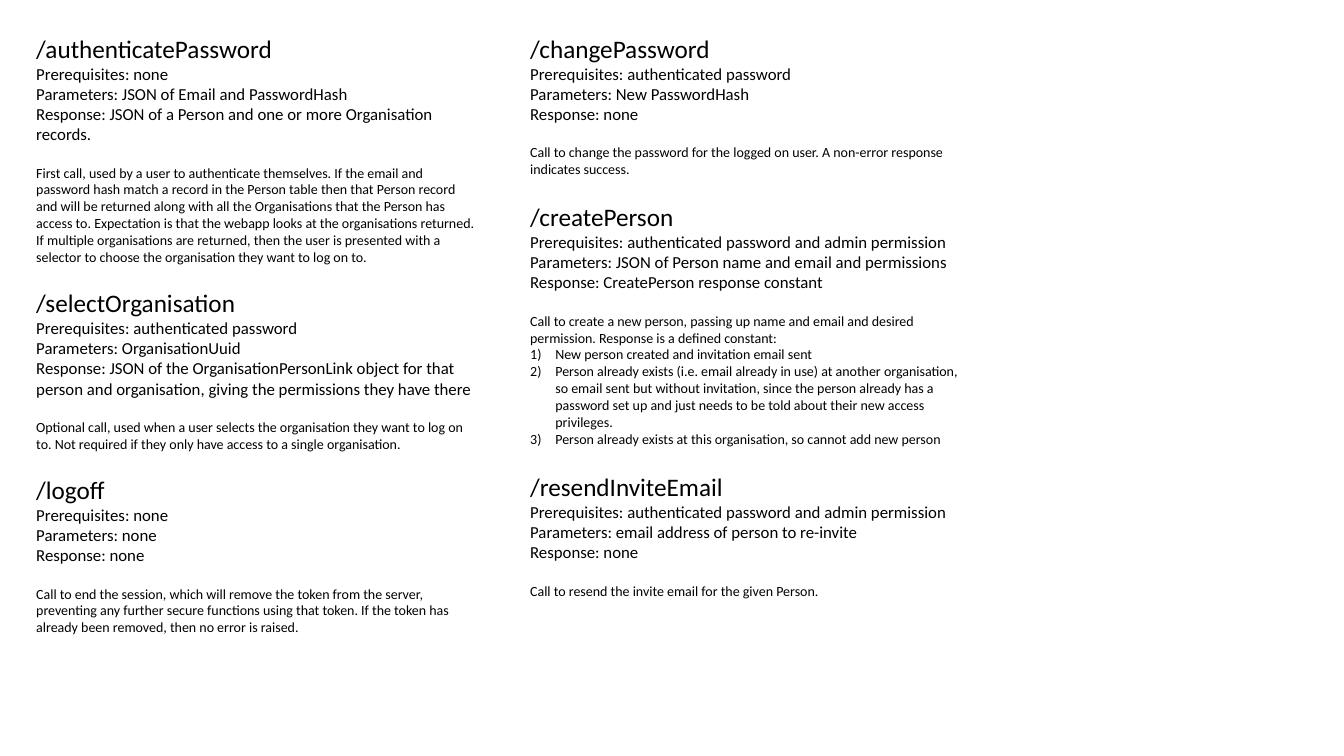
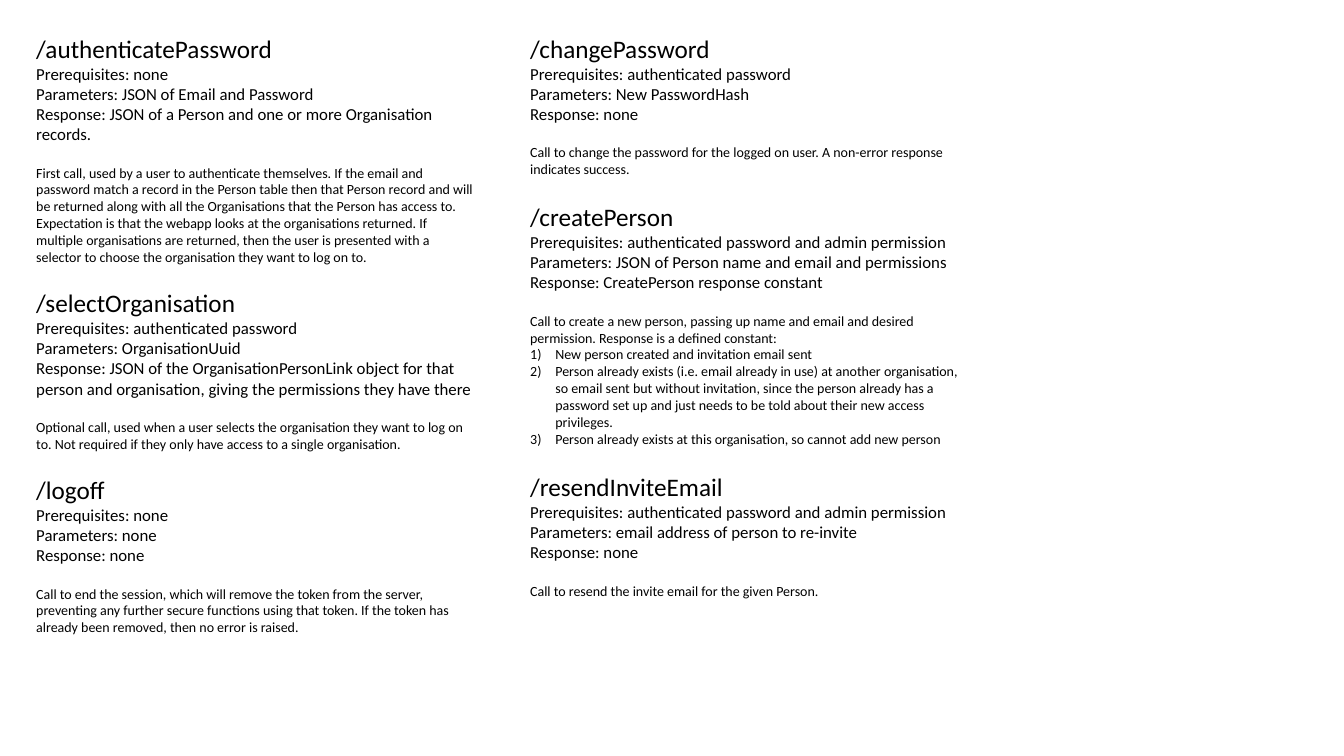
Before and after one commit to endeavourhealth/Enterprise, a slide deck: slide 4 of Documents/Administration Schema ERD.pptx. Drawn at 1344x756 pixels with LibreOffice and Linux fonts; fonts in the diff are those of the drawing. Boxes give left, top, right and bottom in pixels: in the first picture for what was removed or moved away, otherwise in the second. Text is boxed around its words. In the diff, an @@ line names an element or a change of style, - is before the commit and + after.

```diff
--- a/Documents/Administration Schema ERD.pptx
+++ b/Documents/Administration Schema ERD.pptx
@@ text at box(36, 88, 313, 100): text changed @@
-Parameters: JSON of Email and PasswordHash
+Parameters: JSON of Email and Password
@@ text at box(36, 168, 473, 265): text changed @@
-First call, used by a user to authenticate themselves. If the email and password hash match a record in the Person table then that Person record and will be returned along with all the Organisations that the Person has access to. Expectation is that the webapp looks at the organisations returned. If multiple organisations are returned, then the user is presented with a selector to choose the organisation they want to log on to.
+First call, used by a user to authenticate themselves. If the email and password match a record in the Person table then that Person record and will be returned along with all the Organisations that the Person has access to. Expectation is that the webapp looks at the organisations returned. If multiple organisations are returned, then the user is presented with a selector to choose the organisation they want to log on to.
```
Also in this commit, not shown: 2 other slides changed, 14 other files.
